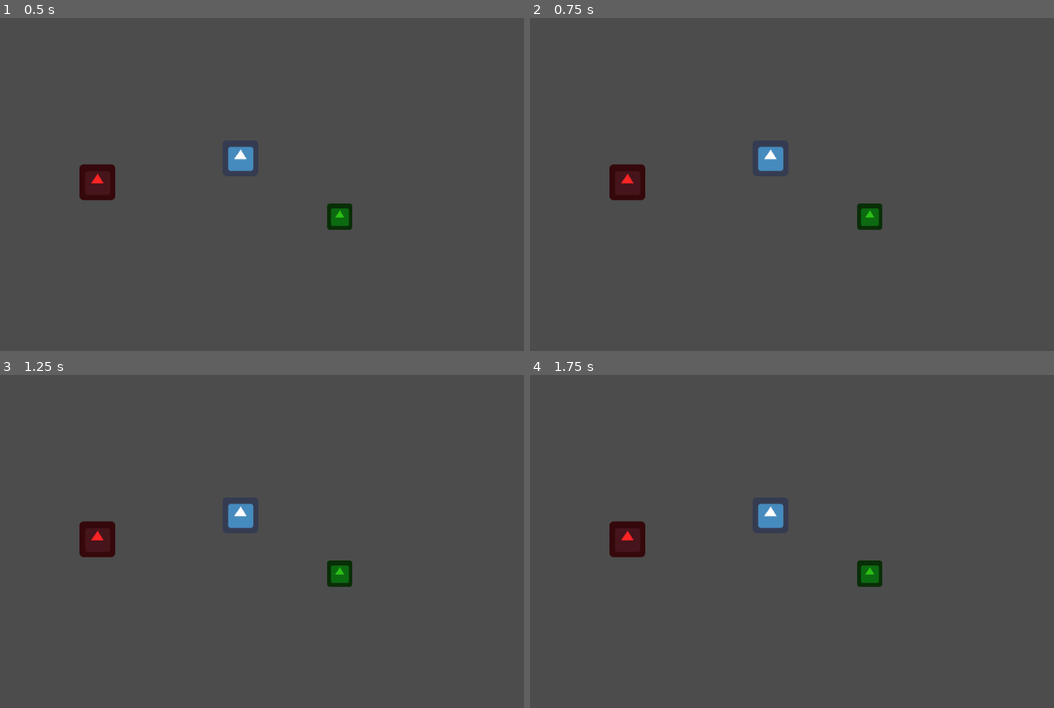
Above: before the commit, frames 1-4 (two rows, left to right).
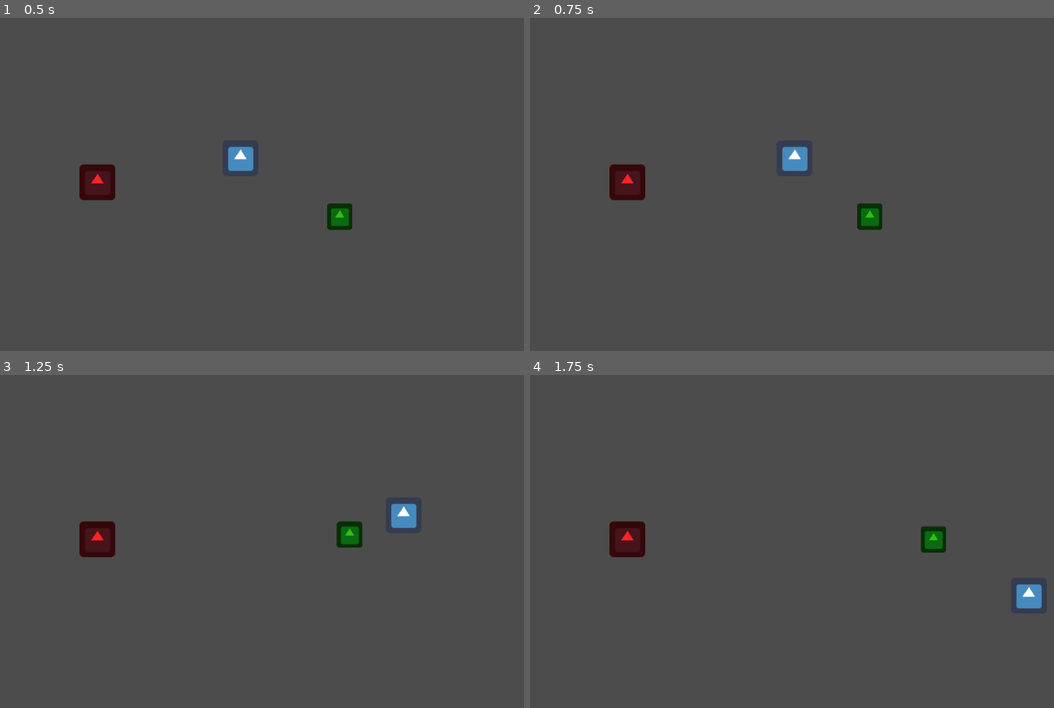
Above: after the commit, the same moments.

Repository: ElkkuTheBaws/ldjam46
Game: Godot game, scene res://Levels/TestMap.tscn
Two runs of this game, one before a commit and one after it. Both use one fixed random seed, a clock stepped at 60 frames per second and the inputs below. The engine's default icon, where the game draws it, is replaced by a stand-in: a white triangle on a blue panel in a dark square.
Inputs:
- Up to frame 1 (0.5 s): no input
- Up to frame 2 (0.75 s): tap Enter (ui_accept) at 0.5, 0.6 s; hold Right (ui_right) from 0.53 s (still down)
- Up to frame 3 (1.25 s): keep holding Right (ui_right); tap Enter (ui_accept) at 0.77, 1.07 s
- Up to frame 4 (1.75 s): release Right (ui_right) at 1.28 s; hold Down (ui_down) from 1.28 s (still down); tap Enter (ui_accept) at 1.35, 1.52 s

Frame 1 is identical in both runs. In frame 2, 0.7% of the frame differs, in the area x 43-54%, y 38-47%; in frame 3, 1.5%, in the area x 43-80%, y 38-64%; in frame 4, 1.5%.
Error before the commit: Parse Error: Too few arguments for "throw_object()" call. Expected at least 2. (res://Scripts/pickable.gd:33)

Commit message:
Throwing

Diff:
--- a/Scripts/Enemy.gd
+++ b/Scripts/Enemy.gd
@@ -12,10 +12,10 @@
 func _physics_process(delta: float) -> void:
 	if collision:
 		if collision.collider is pickable:
-			if(canTakeDamage):
+			if(collision.collider.inAir and canTakeDamage):
 				lose_hp()
+				canTakeDamage = false
 				print(self.get_class(), " collided with ", collision.collider.get_class())
-				canTakeDamage = false
 				timer.start()
 	return
 
--- a/Scripts/pickable.gd
+++ b/Scripts/pickable.gd
@@ -1,13 +1,17 @@
 extends KinematicBody2D
 class_name pickable
 
+onready var player_node = get_node("../Player/Position2D")
+onready var player = get_node("../Player")
+
 var MASS = 500
-var speed = 300
+var speed = 30000
 var can_pick = false
 var picked = false
 var inAir = false
-onready var player_node = get_node("../Player/Position2D")
-onready var player = get_node("../Player")
+var throwtime
+var throw_direction = Vector2.RIGHT
+var collision
 
 func _ready():
 	set_physics_process(true)
@@ -24,14 +28,30 @@
 		self.position = player_node.global_position + Vector2(0,-20)
 
 		if Input.is_action_just_pressed("ui_accept"):
-			inAir = true
-			picked = false
+			throw_object(player.current_direction)
 	else:
 		self.collision_layer = 1
 		self.collision_mask = 1
 	if inAir:
-		throw_object()
+		collision = move_and_collide(throw_direction * speed * delta)
+
+		if collision: #Tests if object collides with something in air
+			pass
+
 #	self.position = player_node.global_position
 
-func throw_object(var direction, var delta):
-	move_and_slide(speed*delta*direction)
+func throw_object(var direction):
+	inAir = true
+	throw_direction = direction
+	picked = false
+
+	#Creating a timer for the throw distance
+	throwtime = Timer.new()
+	throwtime.one_shot = true
+	add_child(throwtime)
+	throwtime.connect("timeout",self,"_on_throwtime_timeout")
+	throwtime.start(0.5)
+
+func _on_throwtime_timeout():
+	print("epic")
+	inAir = false
